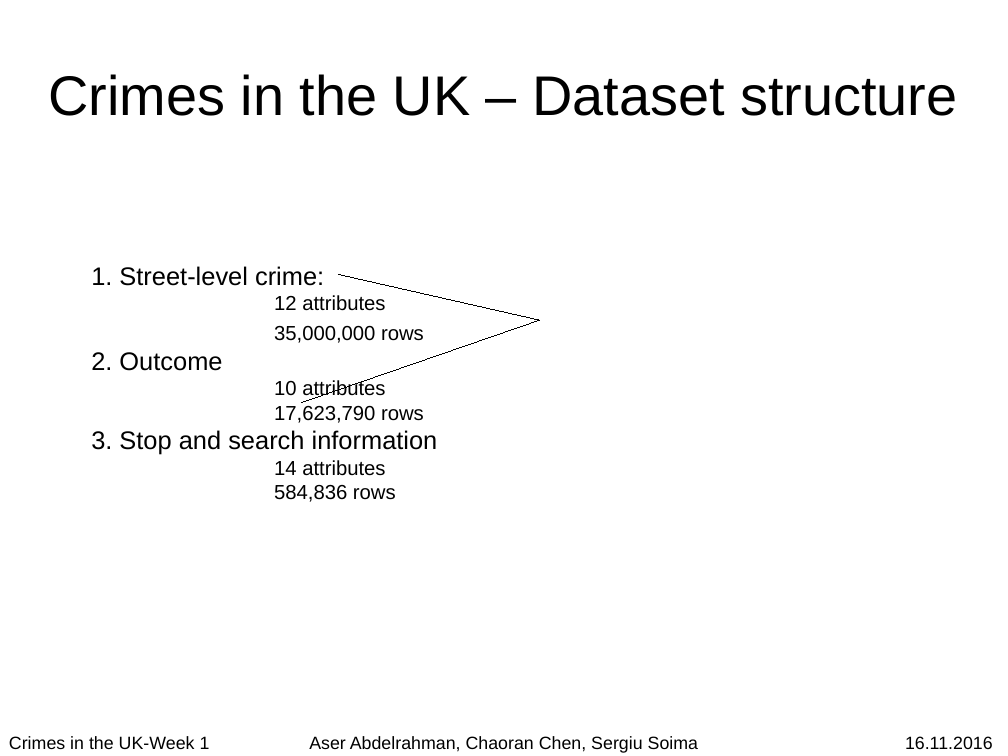
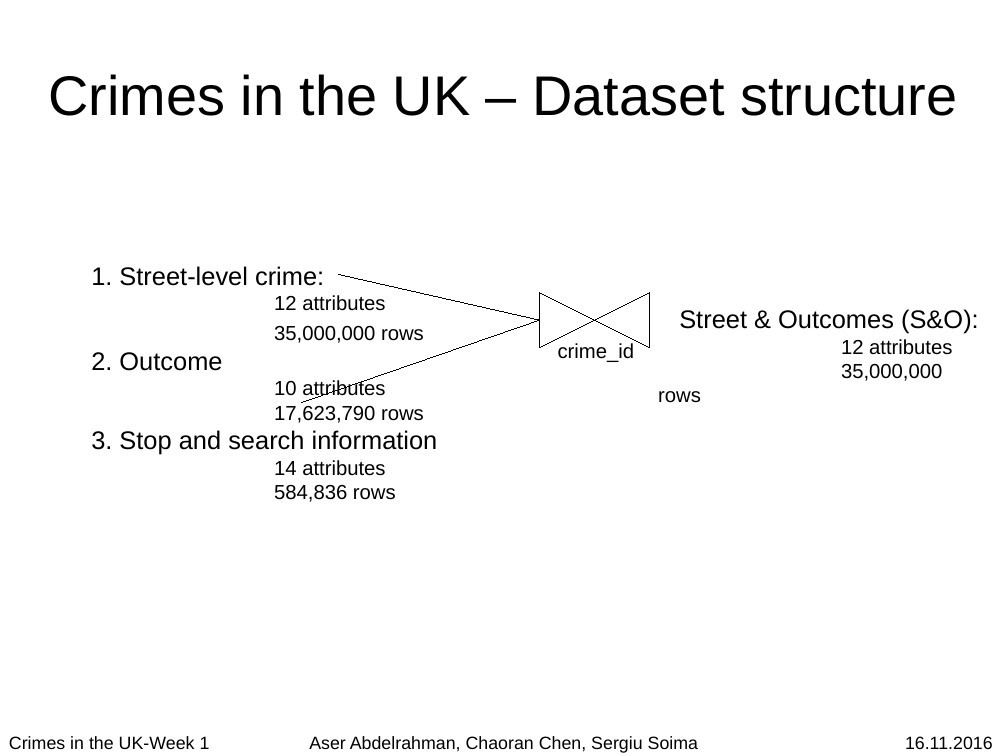
Before and after one commit to chaoran-chen/data-mining-lab-ws1617-crimes-in-uk, a slide deck: slide 2 of wiki/week-01/week-01-presentation.odp. Drawn at 1008x756 pixels with LibreOffice and Linux fonts; fonts in the diff are those of the drawing. Boxes give left, top, right and bottom in pixels: in the first picture for what was removed or moved away, otherwise in the second. Text is boxed around its words. In the diff, an @@ line names an element or a change of style, - is before the commit and + after.

Commit message:
first slide

```diff
--- a/wiki/week-01/week-01-presentation.odp
+++ b/wiki/week-01/week-01-presentation.odp
@@ triangle added at [540, 293, 595, 348], fill #FFFFFF, outline #000000 0 pt @@
@@ triangle added at [595, 293, 649, 348], fill #FFFFFF, outline #000000 0 pt @@
@@ text added at [658, 309, 979, 403], 16 pt, text #000000 @@
+Street & Outcomes (S&O):
+12 attributes
+35,000,000 rows
@@ text added at [558, 343, 635, 362], 16 pt, text #000000 @@
+crime_id
```
